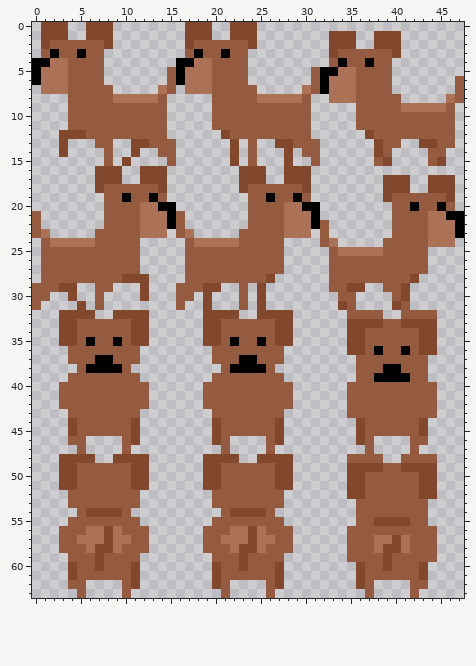
Pixel-art sprite: Assets/Art/hedysprites.png. This is how it looked before the edit.
The file is 48x64 pixels. Colours within 5 levels of each other are drawn and written as one.
Now the later version:
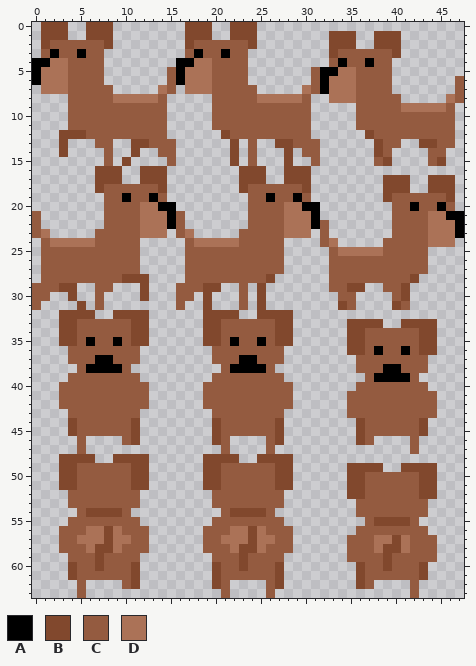
Palette (. is transparent): A #000000  B #81482d  C #945b40  D #ab7257
Diff:
Changed rows in their new state; - is an unchanged pixel.
first column x 35:
32 ....--....
33 ----..----
first column x 35:
39 -.------.-
40 .--------.
first column x 4:
46 .--------------------------------------.-
47 ------.--------------------------.-------
48 -------------------------------....--....
49 -----------------------------------..----
first column x 35:
55 -.------.-
56 .--------.
first column x 4:
62 .--------------------------------------.
63 ------.--------------------------.------
